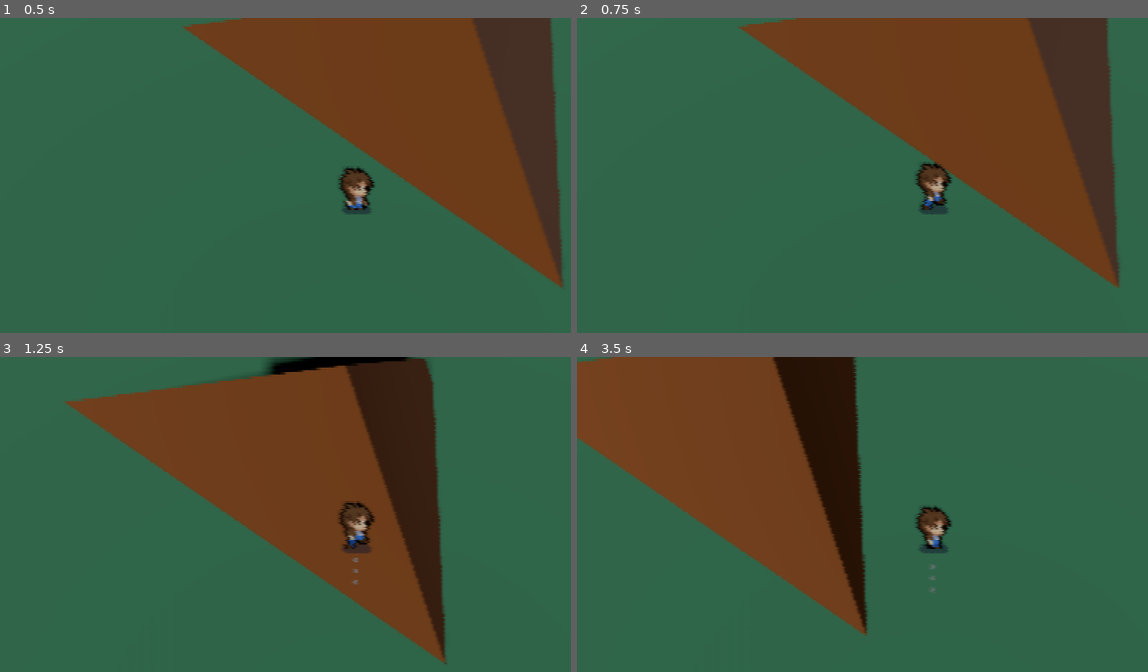
Above: before the commit, frames 1-4 (two rows, left to right).
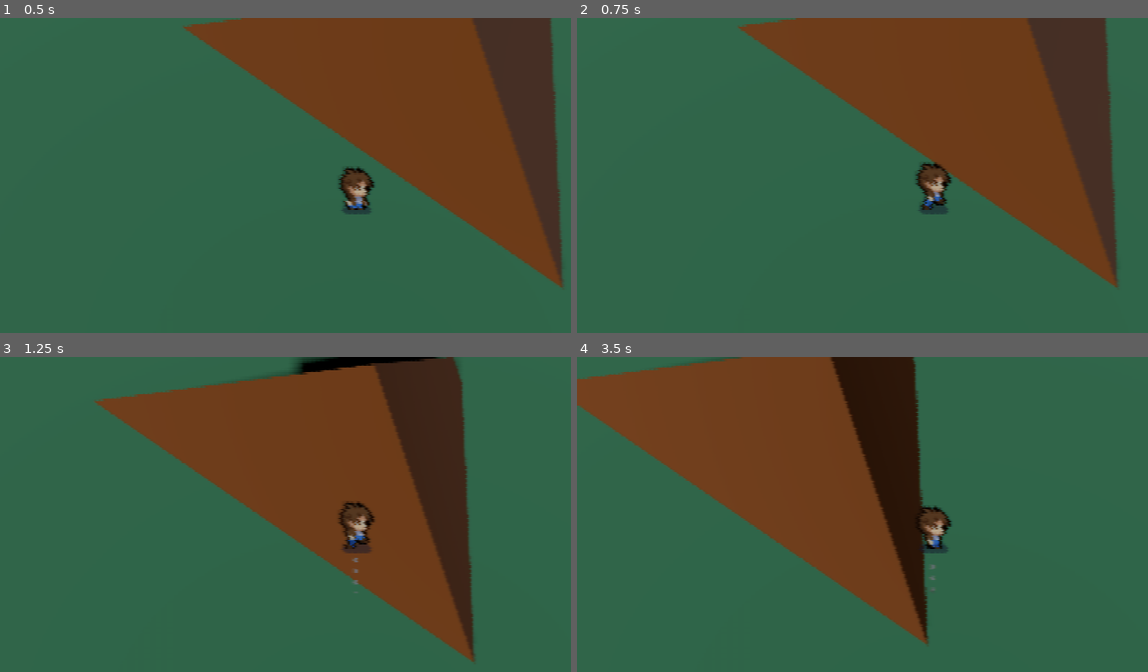
Above: after the commit, the same moments.

Repository: tahsin-s/PIxel-Perfect-3D
Game: Godot game, scene res://Layout.tscn
The game is run twice, just before and just after one commit, with the same random seed, the same clock (stepped at 60 frames per second) and the same inputs.
Inputs:
- Up to frame 1 (0.5 s): no input
- Up to frame 2 (0.75 s): hold D (move_right) from 0.53 s (still down)
- Up to frame 3 (1.25 s): keep holding D (move_right); tap K (jump) at 0.77 s
- Up to frame 4 (3.5 s): release D (move_right) at 1.28 s; hold S (move_down) 1.28-2.03 s; tap K (jump) at 1.52, 3.02 s; hold D (move_right) 2.03-2.78 s; hold W (move_up) from 2.78 s (still down)

Frame 1 is identical in both runs. In frame 2, 0.1% of the frame differs, in the area x 28-95%, y 0-86%; in frame 3, 14%; in frame 4, 21%, in the area x 0-63%, y 0-92%.

Commit message:
Fix pixel snap

Diff:
--- a/GLOBALS.gd
+++ b/GLOBALS.gd
@@ -15,7 +15,7 @@
 const mWidth 	= 40.0
 
 const mOffset = Vector3(-m_px32, m_px32, 0)
-const snap = Vector3(m_px16, m_px16, m_px16);
+const snap = 2 * Vector3(m_px16, m_px16, m_px16);
 
 func m_to_px16(m_val: float):
 	return m_val * px_m16
